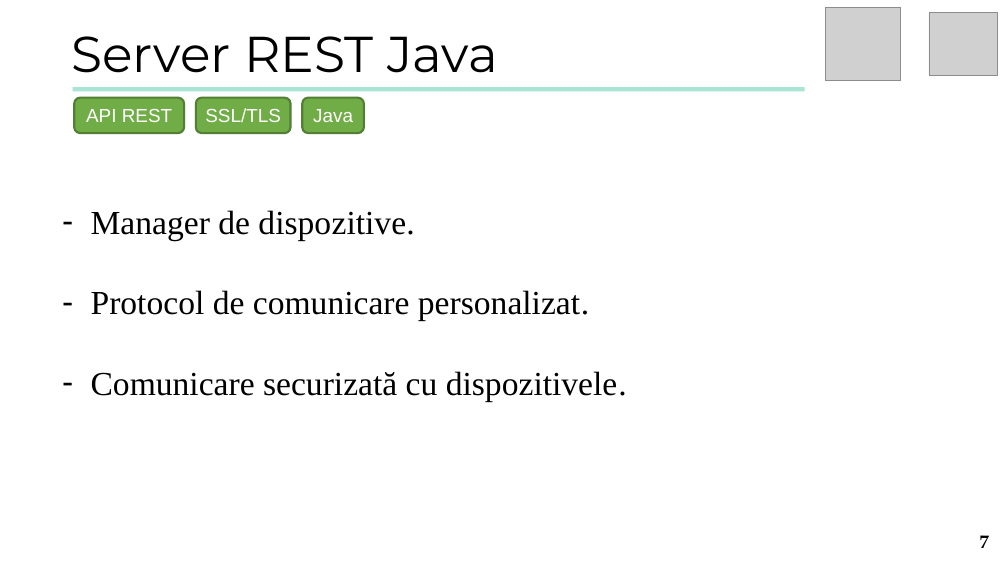
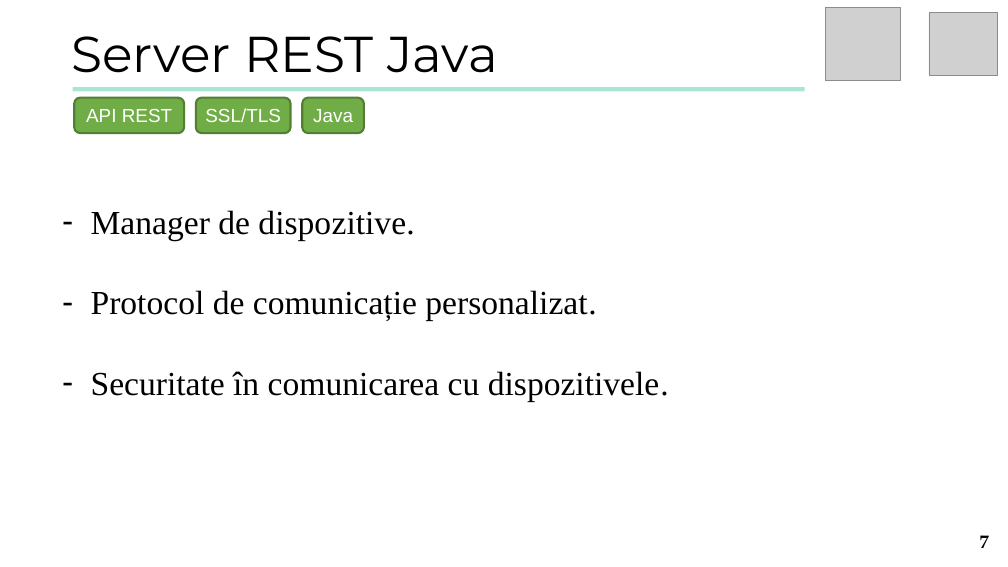
Before and after one commit to turcunicusor/Licenta, a slide deck: slide 7 of Documentation/Presentation.pptx. Drawn at 1008x567 pixels with LibreOffice and Linux fonts; fonts in the diff are those of the drawing; grey boxes stand for pictures. Boxes give left, top, right and bottom in pixels: in the first picture for what was removed or moved away, otherwise in the second. Text is boxed around its words. In the diff, an @@ line names an element or a change of style, - is before the commit and + after.

```diff
--- a/Documentation/Presentation.pptx
+++ b/Documentation/Presentation.pptx
@@ text at (91, 290, 669, 402): text changed @@
-– Protocol de comunicare personalizat.
-– Comunicare securizată cu dispozitivele.
+– Protocol de comunicație personalizat.
+– Securitate în comunicarea cu dispozitivele.
```
Also in this commit, not shown: 2 other slides changed, 3 other files.
